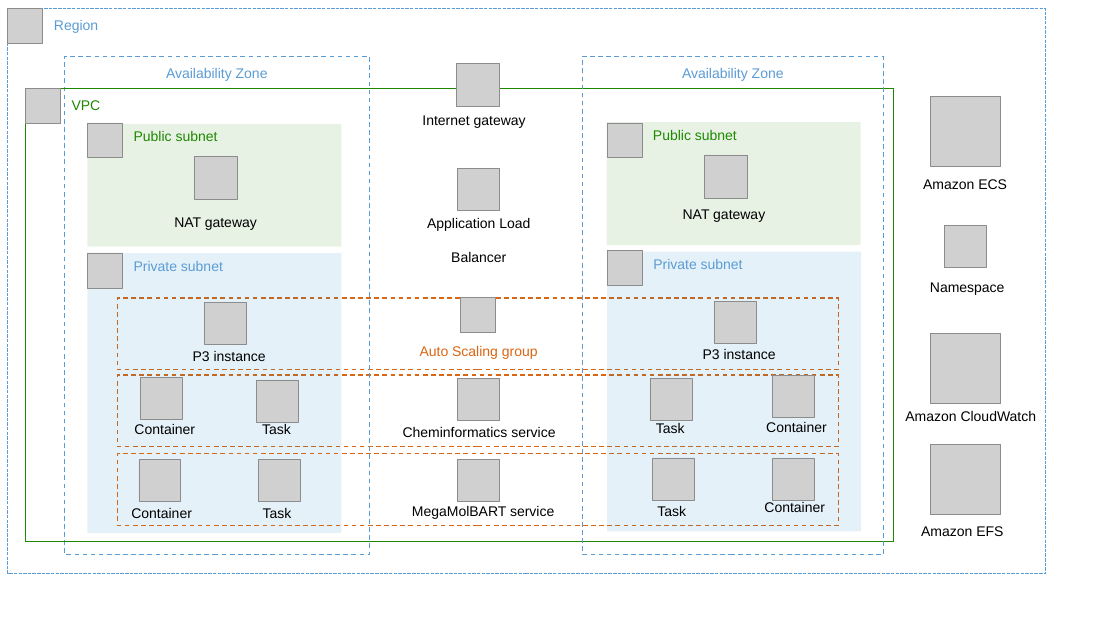
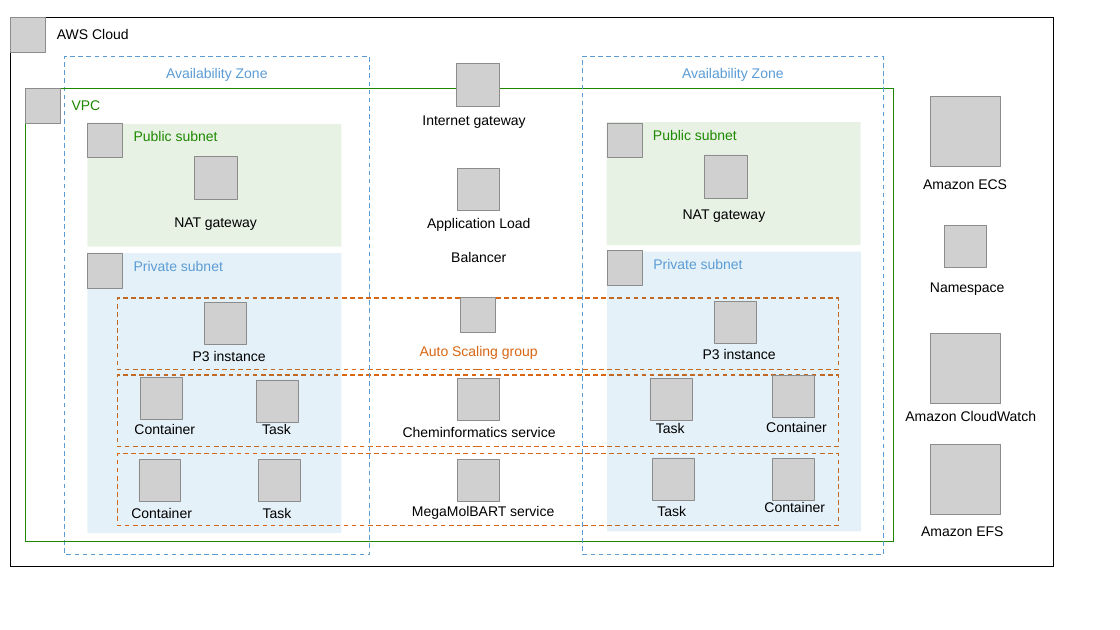
Before and after one commit to troy-ameigh/quickstart-nvidia-cheminformatics, a slide deck: slide 1 of docs/deployment_guide/images/nvidia-chem-architecture-diagram.pptx. Drawn at 1120x630 pixels with LibreOffice and Linux fonts; fonts in the diff are those of the drawing; grey boxes stand for pictures. Boxes give left, top, right and bottom in pixels: in the first picture for what was removed or moved away, otherwise in the second. Text is boxed around its words. In the diff, an @@ line names an element or a change of style, - is before the commit and + after.

Commit message:
Fixed arch diagram with AWS Cloud box

```diff
--- a/docs/deployment_guide/images/nvidia-chem-architecture-diagram.pptx
+++ b/docs/deployment_guide/images/nvidia-chem-architecture-diagram.pptx
@@ rectangle "AWS Cloud": place and size @@
-rectangle "AWS Cloud" at bbox=[8, 8, 1046, 574]
+rectangle "AWS Cloud" at bbox=[11, 18, 1054, 567]
@@ rectangle "AWS Cloud" at bbox=[11, 18, 1054, 567]: outline #5B9CD5 1 pt dashed to #000000 1 pt @@
@@ picture: place and size @@
-picture at bbox=[8, 8, 43, 44]
+picture at bbox=[11, 18, 46, 53]
@@ text in rectangle at bbox=[57, 29, 128, 39]: text changed; text colour #5B9CD5 to #000000 @@
-Region
+AWS Cloud
```
Also in this commit, not shown: 1 other file.
